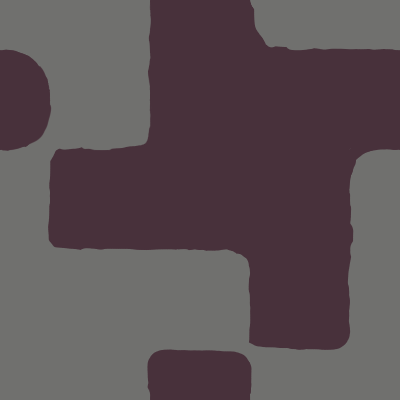
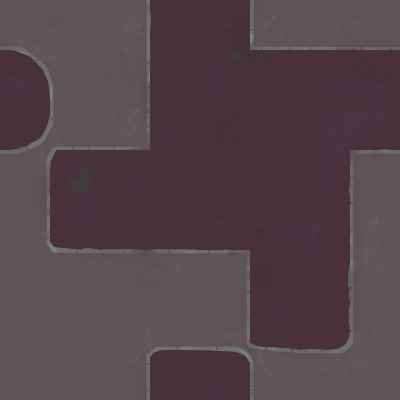
Layered file, before and after one edit (400px x 400px). Changes by layer:
renamed "Calque de dessin 1" to "trottoir", painted on it over [left=0, top=0, right=400, bottom=400]
added group "goudron" (1st of 2) with 2 layers over [left=0, top=0, right=400, bottom=400]
added layer "texture" in group "goudron" over [left=0, top=0, right=400, bottom=400]
renamed "Arrière-plan" to "goudron", moved it into group "goudron", painted on it over [left=0, top=0, right=400, bottom=400]
